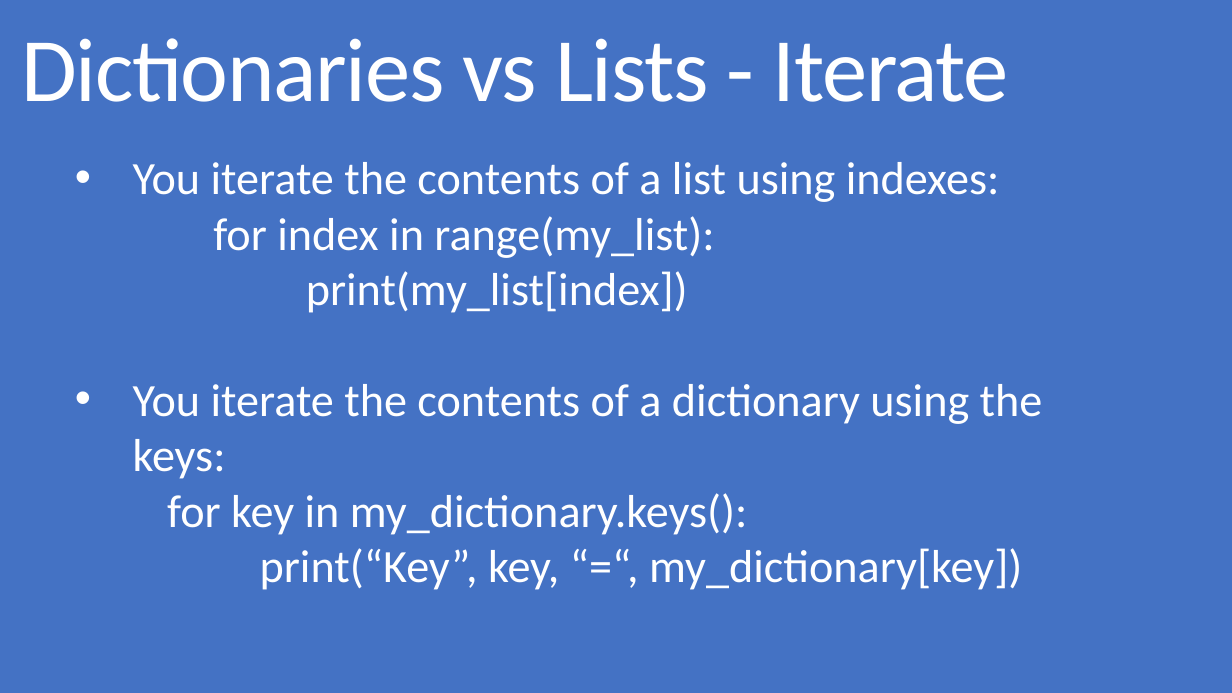
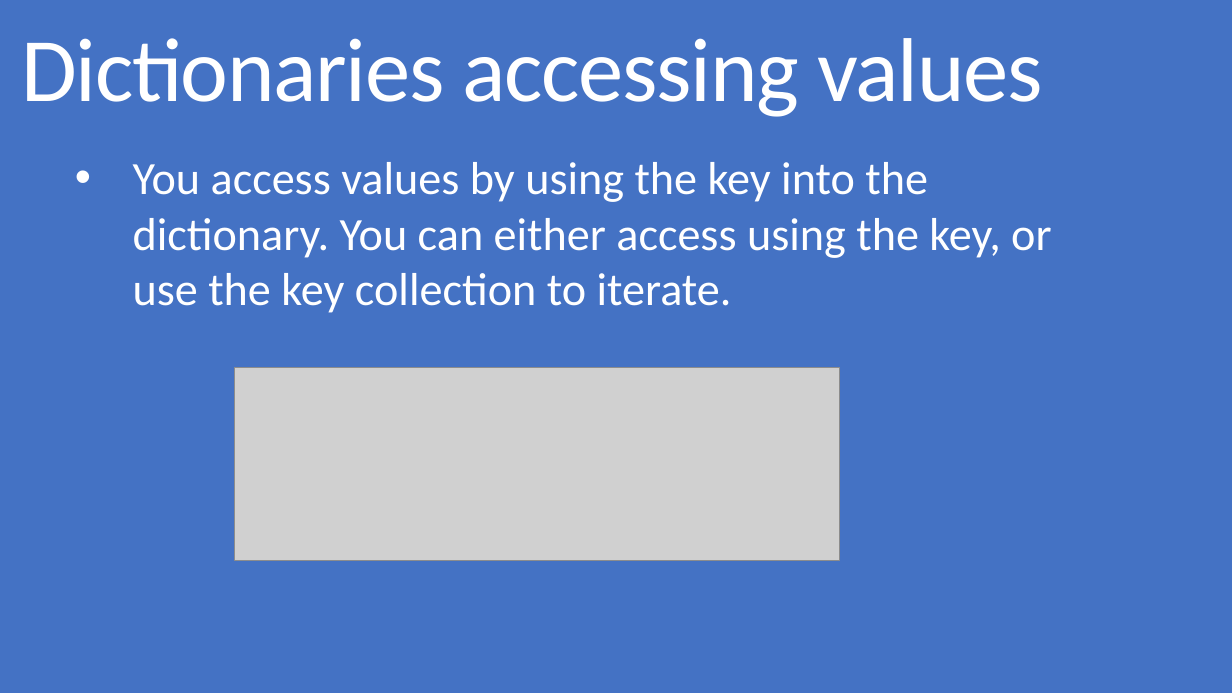
Before and after one commit to grecoe/teals, a slide deck: slide 5 of 5_presentations/Dictionaries.pptx (slide 6 before the commit). Drawn at 1232x693 pixels with LibreOffice and Linux fonts; fonts in the diff are those of the drawing; grey boxes stand for pictures. Boxes give left, top, right and bottom in pixels: in the first picture for what was removed or moved away, otherwise in the second. Text is boxed around its words. In the diff, an @@ line names an element or a change of style, - is before the commit and + after.

Commit message:
Dictionary

```diff
--- a/5_presentations/Dictionaries.pptx
+++ b/5_presentations/Dictionaries.pptx
@@ title at [21, 38, 1042, 117]: text changed @@
-Dictionaries vs Lists - Iterate
+Dictionaries accessing values
@@ text at [133, 162, 1051, 313]: text changed @@
-• You iterate the contents of a list using indexes:
-  for index in range(my_list):
-  print(my_list[index])
-• You iterate the contents of a dictionary using the keys:
-for key in my_dictionary.keys():
-print(“Key”, key, “=“, my_dictionary[key])
+• You access values by using the key into the dictionary. You can either access using the key, or use the key collection to iterate.
@@ picture added at [235, 368, 840, 560] @@
```
Also in this commit, not shown: 1 other slide changed, 3 slides added, 3 slides removed, 2 other files.
